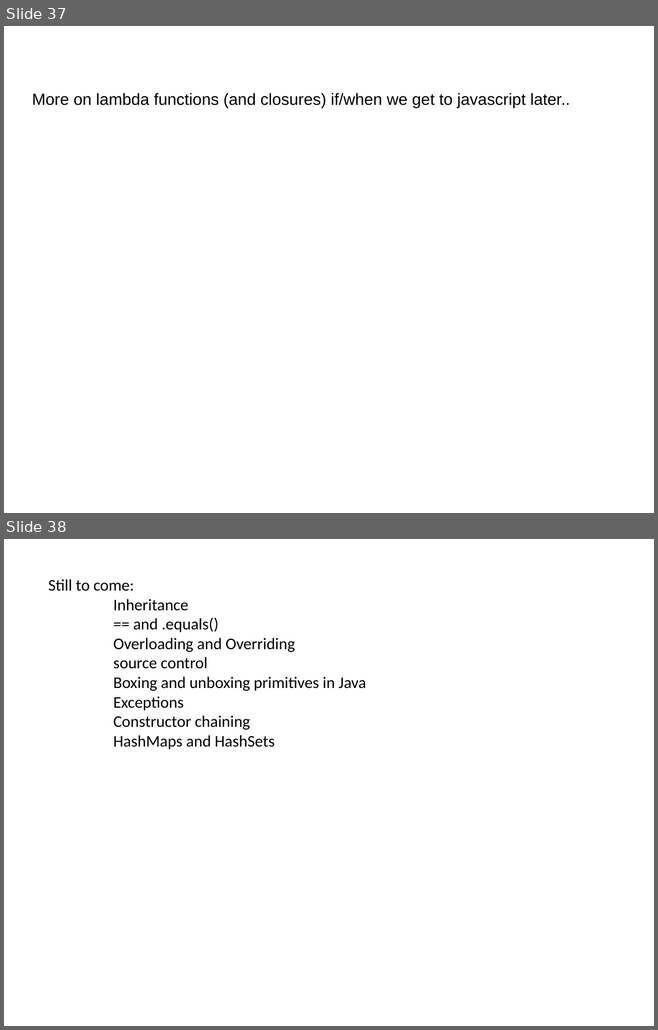
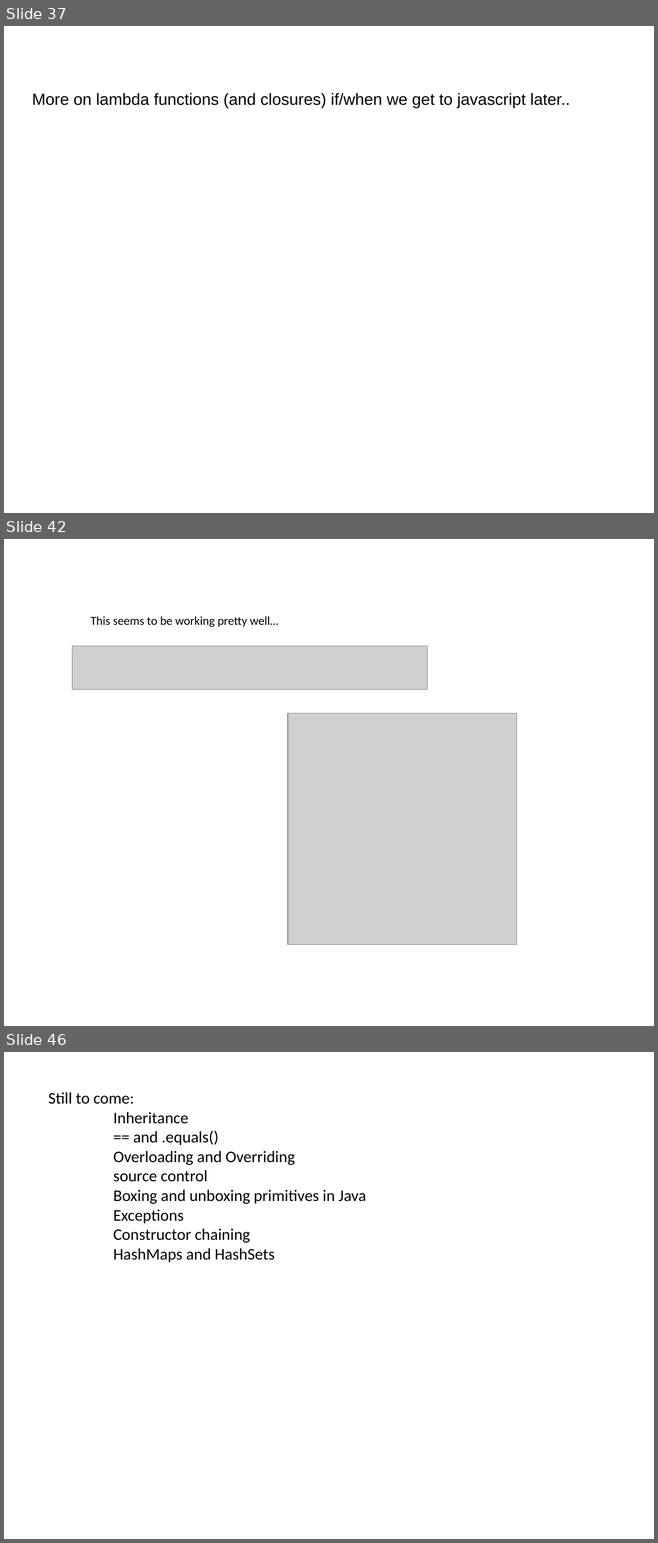
Before and after one commit to fodorclasses/fodorclasses.github.io, a slide deck: classes/prog2024/Prog3-Lecture07.pptx. Shown one above the other, each under a label of ours: slides 37 and 38 before the commit, slides 37, 42 and 46 after it; the slides between them are not shown. The pictures are 658x1030 and 658x1543 pixels, drawn with LibreOffice and Linux fonts; fonts in the diff are those of the drawing; grey boxes stand for pictures. Boxes give left, top, right and bottom in pixels: in the first picture for what was removed or moved away, otherwise in the second. Text is boxed around its words. In the diff, an @@ line names an element or a change of style, - is before the commit and + after.

```diff
--- a/classes/prog2024/Prog3-Lecture07.pptx
+++ b/classes/prog2024/Prog3-Lecture07.pptx
@@ slide 42 added at <box>4,539,654,1026</box>, background #FFFFFF @@
@@ text added at <box>90,616,278,627</box>, 13.5 pt, text #000000 @@
+This seems to be working pretty well…
@@ picture added at <box>72,646,427,690</box> @@
@@ picture added at <box>288,713,517,944</box> @@
@@ what was slide 38 is now slide 46 @@
```
Also in this commit, not shown: 2 slides changed, 7 other slides added, 1 other file.
